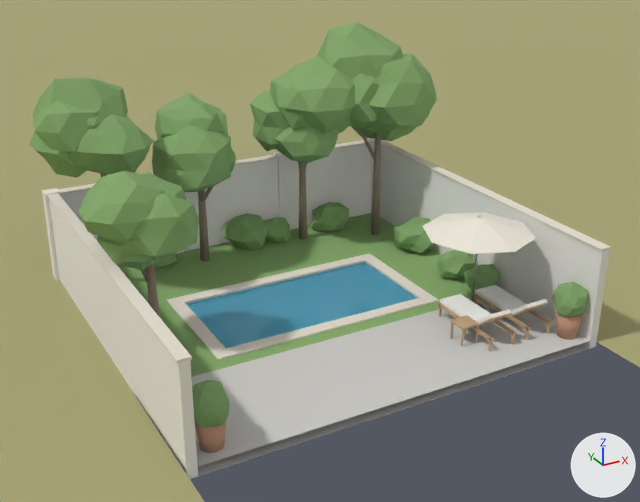
Two versions of the FBX model Assets/Environment/Models/Outside.fbx, one commit apart.
Rendered twice from a camera (50 mm lens) standing at (-4.14, -6.65, 9.43) and looking at (4.76, 9.54, 1.34). Every picture has the same lights, and +X, +Y and +Z are marked at lower right. The older version comes first. Vertices at exactly the same position are counted once.

The first picture shows 'Out_BoundaryWall', 'Out_Field', 'Out_Lawn', 'Out_Lounger_1', 'Out_Lounger_2', 'Out_Parasol', 'Out_Patio', 'Out_PatioDecor', 'Out_Pool_Coping', 'Out_Pool_Water', 'Out_Shrubs', 'Out_Tree_1', 'Out_Tree_2', 'Out_Tree_3', 'Out_Tree_4', 'Out_Tree_5' and 1 more.
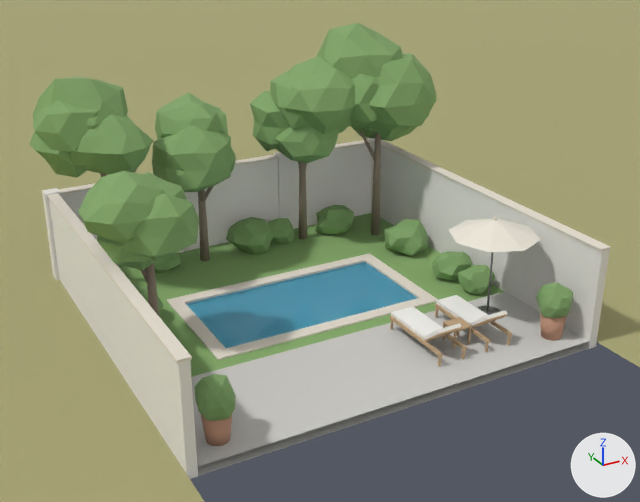
Edits to the bpy script that builds the scene:
```text
Change me_out_patiodecor:
    remove me_out_patiodecor.from_pydata(...)  # 188 vertices, 226 faces; spans x 0.08..9.14, y 5.3..6.77, z 0.0..1.31
    add me_out_patiodecor.from_pydata(...)  # 188 vertices, 226 faces; spans x 0.25..8.81, y 5.43..6.77, z 0.0..1.31
    me_out_patiodecor part 1: the loose piece of 8 vertices spanning x 6.43..6.87, y 6.33..6.77, z 0.4..0.44 is moved by (-0.2, 0.0, 0.0)
    me_out_patiodecor part 2: the loose piece of 8 vertices spanning x 6.44..6.48, y 6.34..6.38, z 0.0..0.4 is moved by (-0.2, 0.0, 0.0)
    me_out_patiodecor part 3: the loose piece of 8 vertices spanning x 6.44..6.48, y 6.72..6.76, z 0.0..0.4 is moved by (-0.2, 0.0, 0.0)
    me_out_patiodecor part 4: the loose piece of 8 vertices spanning x 6.82..6.86, y 6.34..6.38, z 0.0..0.4 is moved by (-0.2, 0.0, 0.0)
    me_out_patiodecor part 5: the loose piece of 42 vertices spanning x 0.08..0.78, y 5.3..6.06, z 0.39..1.31 is moved by (0.17, 0.13, 0.0)
    me_out_patiodecor part 6: the loose piece of 32 vertices spanning x 0.17..0.73, y 5.37..5.93, z 0.0..0.55 is moved by (0.17, 0.13, 0.0)
    me_out_patiodecor part 7: the loose piece of 42 vertices spanning x 8.38..9.14, y 5.3..5.99, z 0.45..1.28 is moved by (-0.33, 0.13, 0.0)
    me_out_patiodecor part 8: the loose piece of 32 vertices spanning x 8.47..9.03, y 5.37..5.93, z 0.0..0.55 is moved by (-0.33, 0.13, 0.0)
    other edits to the shape of me_out_patiodecor do not show in these pictures
Change me_out_parasol:
    remove me_out_parasol.from_pydata(...)  # 96 vertices, 59 faces; spans x -1.25..1.25, y -1.25..1.25, z 0.0..2.4
    add me_out_parasol.from_pydata(...)  # 96 vertices, 59 faces; spans x -1.0..1.0, y -1.0..1.0, z 0.0..2.4
    me_out_parasol part 17
    me_out_parasol.vertices[72].co: (0.0, 1.25, 1.95) -> (0.0, 1.0, 1.95)  # pixel (444, 213) -> pixel (465, 219)
    me_out_parasol.vertices[74].co: (0.88, 0.88, 1.95) -> (0.71, 0.71, 1.95)  # pixel (484, 212) -> pixel (498, 218)
    me_out_parasol.vertices[76].co: (1.25, 0.0, 1.95) -> (1.0, 0.0, 1.95)  # pixel (522, 221) -> pixel (529, 226)
    me_out_parasol.vertices[78].co: (0.88, -0.88, 1.95) -> (0.71, -0.71, 1.95)  # pixel (536, 237) -> pixel (540, 239)
    me_out_parasol.vertices[80].co: (0.0, -1.25, 1.95) -> (0.0, -1.0, 1.95)  # pixel (515, 251) -> pixel (524, 250)
    me_out_parasol.vertices[82].co: (-0.88, -0.88, 1.95) -> (-0.71, -0.71, 1.95)  # pixel (470, 253) -> pixel (488, 252)
    me_out_parasol.vertices[84].co: (-1.25, 0.0, 1.95) -> (-1.0, 0.0, 1.95)  # pixel (431, 242) -> pixel (457, 243)
    me_out_parasol.vertices[86].co: (-0.88, 0.88, 1.95) -> (-0.71, 0.71, 1.95)  # pixel (422, 225) -> pixel (448, 229)
Change me_out_shrubs:
    remove me_out_shrubs.from_pydata(...)  # 420 vertices, 800 faces; spans x -0.11..9.26, y 7.99..14.17, z -0.17..0.8
    add me_out_shrubs.from_pydata(...)  # 420 vertices, 800 faces; spans x 0.04..8.96, y 8.04..13.92, z -0.17..0.8
    me_out_shrubs part 9: the loose piece of 42 vertices spanning x -0.11..1.16, y 10.33..11.41, z -0.12..0.76 is moved by (0.2, 0.0, 0.0)
    me_out_shrubs part 10: the loose piece of 42 vertices spanning x 1.63..2.78, y 13.12..14.17, z -0.14..0.69 is moved by (0.0, -0.25, 0.0)
    me_out_shrubs part 11: the loose piece of 42 vertices spanning x 4.1..5.47, y 12.98..14.14, z -0.16..0.8 is moved by (0.0, -0.3, 0.0)
    me_out_shrubs part 12: the loose piece of 42 vertices spanning x 5.08..6.05, y 13.1..13.93, z -0.12..0.62 is moved by (0.05, -0.1, 0.0)
    me_out_shrubs part 13: the loose piece of 42 vertices spanning x 6.72..7.81, y 13.02..14.16, z -0.11..0.74 is moved by (0.0, -0.25, 0.0)
    me_out_shrubs part 14: the loose piece of 42 vertices spanning x 7.97..9.26, y 10.57..11.78, z -0.17..0.76 is moved by (-0.3, 0.0, 0.0)
    me_out_shrubs part 15: the loose piece of 42 vertices spanning x 8.02..9.05, y 8.87..9.78, z -0.14..0.63 is moved by (-0.15, 0.0, 0.0)
    me_out_shrubs part 16: the loose piece of 42 vertices spanning x 8.18..9.07, y 7.99..8.81, z -0.13..0.55 is moved by (-0.15, 0.05, 0.0)
    other edits to the shape of me_out_shrubs do not show in these pictures
Change ob_out_lounger_2:
    ob_out_lounger_2.location: (8.15, 6.8, 0.0) -> (7.05, 6.8, 0.0)
Change ob_out_lounger_1:
    ob_out_lounger_1.location: (7.15, 6.8, 0.0) -> (5.85, 6.8, 0.0)
Change ob_out_parasol:
    ob_out_parasol.location: (7.65, 7.55, 0.0) -> (7.85, 7.25, 0.0)
```

Pixel boxes (x1, y1, x2, y2) of what changed, in the pictures (640 x 502 px; the box of a moved part takes in the faces that stretch with it):
'Out_Shrubs', reshaped
    before: (137, 202, 501, 302)
    after: (134, 205, 495, 312)
'Out_PatioDecor', reshaped
    before: (192, 281, 588, 453)
    after: (194, 282, 573, 446)
'Out_Parasol', reshaped, moved (19% narrower)
    before: (422, 212, 536, 309)
    after: (449, 215, 541, 315)
'Out_Lounger_1', moved
    before: (438, 294, 516, 351)
    after: (390, 307, 467, 367)
'Out_Lounger_2', moved
    before: (474, 285, 552, 340)
    after: (434, 295, 512, 352)
part 1 of me_out_patiodecor, moved or reshaped
    before: (450, 315, 480, 330)
    after: (443, 317, 472, 332)
part 2 of me_out_patiodecor, moved or reshaped
    before: (461, 330, 464, 346)
    after: (453, 332, 457, 348)
part 3 of me_out_patiodecor, moved or reshaped
    before: (450, 322, 453, 338)
    after: (442, 324, 446, 341)
part 4 of me_out_patiodecor, moved or reshaped
    before: (475, 326, 479, 342)
    after: (467, 328, 471, 344)
part 5 of me_out_patiodecor, moved or reshaped
    before: (192, 380, 230, 427)
    after: (194, 374, 236, 421)
part 6 of me_out_patiodecor, moved or reshaped
    before: (194, 420, 226, 453)
    after: (201, 414, 232, 446)
part 7 of me_out_patiodecor, moved or reshaped
    before: (552, 281, 588, 317)
    after: (536, 282, 573, 318)
part 8 of me_out_patiodecor, moved or reshaped
    before: (556, 311, 583, 340)
    after: (540, 312, 567, 341)
part 9 of me_out_shrubs, moved or reshaped (mostly hidden)
    before: (137, 289, 148, 302)
    after: (134, 286, 164, 312)
part 10 of me_out_shrubs, moved or reshaped
    before: (154, 253, 178, 270)
    after: (154, 252, 181, 273)
part 11 of me_out_shrubs, moved or reshaped
    before: (221, 213, 268, 251)
    after: (226, 217, 275, 255)
part 12 of me_out_shrubs, moved or reshaped
    before: (264, 217, 292, 243)
    after: (267, 218, 295, 244)
part 13 of me_out_shrubs, moved or reshaped
    before: (310, 202, 349, 231)
    after: (315, 205, 354, 234)
part 14 of me_out_shrubs, moved or reshaped
    before: (394, 217, 436, 254)
    after: (384, 219, 428, 256)
part 15 of me_out_shrubs, moved or reshaped
    before: (437, 250, 479, 279)
    after: (432, 251, 473, 280)
part 16 of me_out_shrubs, moved or reshaped
    before: (464, 264, 501, 293)
    after: (458, 265, 495, 294)
part 17 of me_out_parasol, moved or reshaped
    before: (422, 212, 536, 254)
    after: (449, 219, 541, 252)
